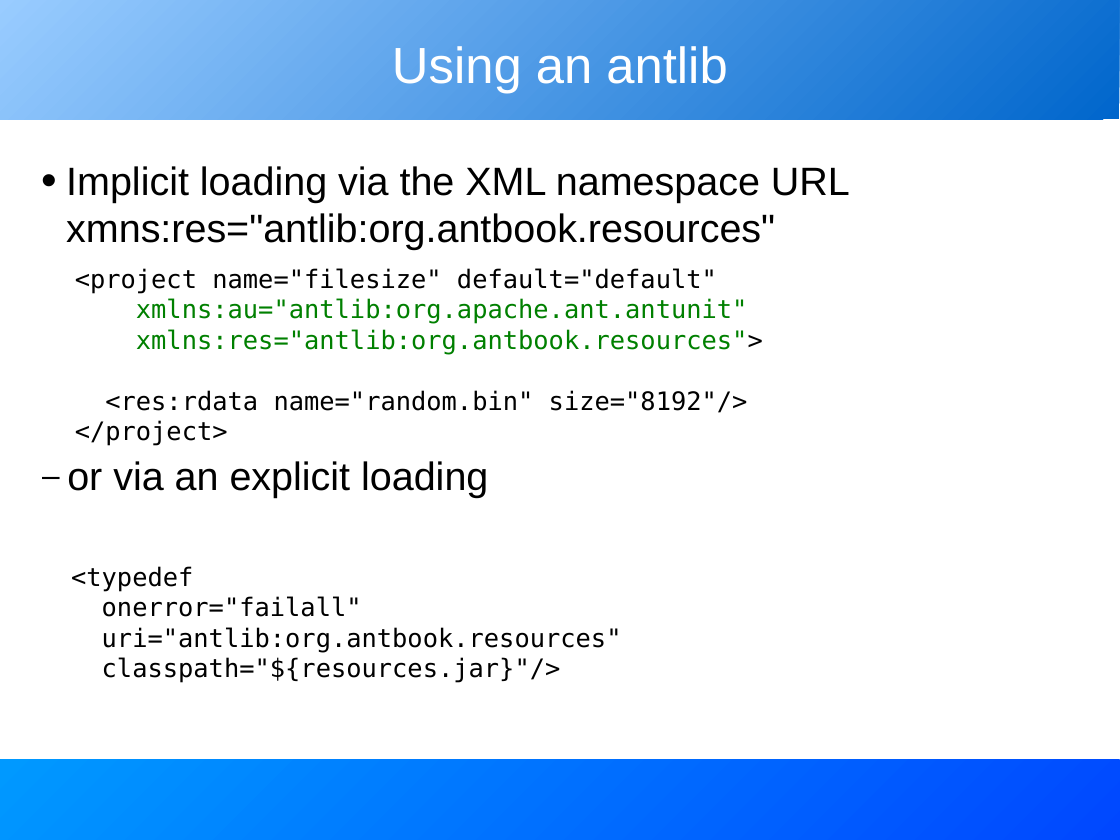
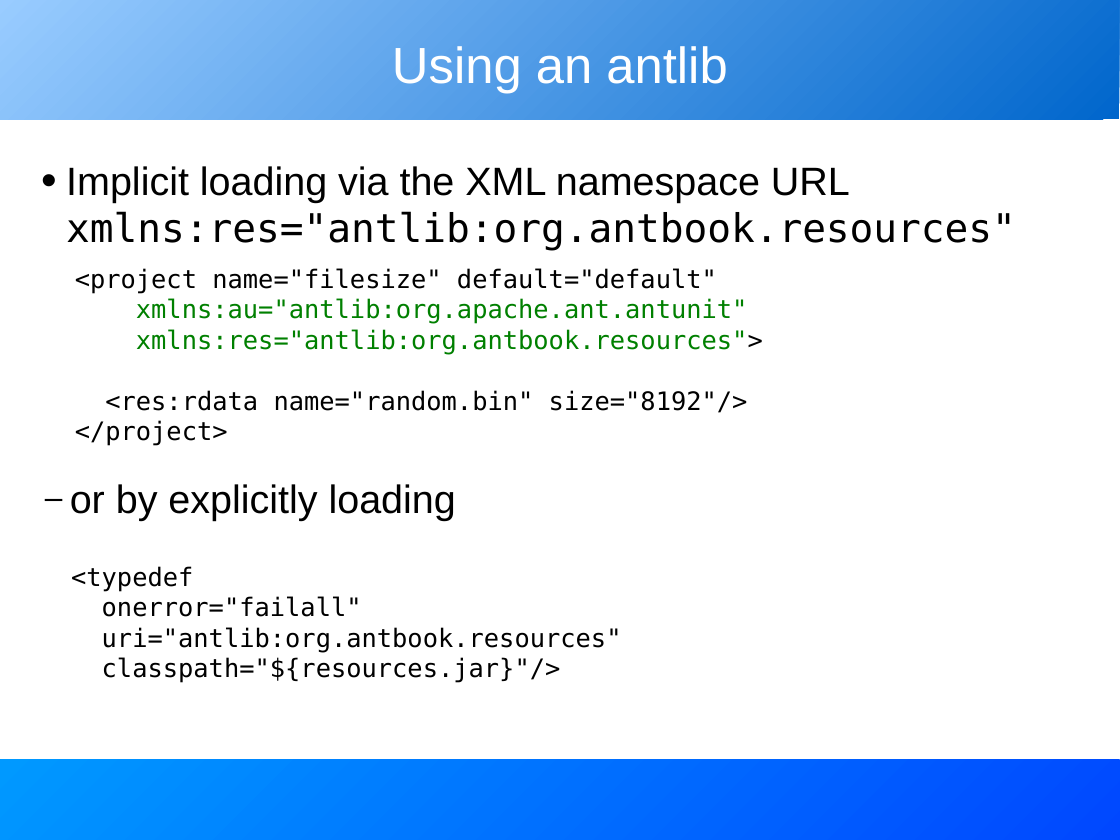
Before and after one commit to BeatrizTercero/repoSvnAnt, a slide deck: slide 33 of core/trunk/docs/slides/extending_ant.odp (slide 29 before the commit). Drawn at 1120x840 pixels with LibreOffice and Linux fonts; fonts in the diff are those of the drawing. Boxes give left, top, right and bottom in pixels: in the first picture for what was removed or moved away, otherwise in the second. Text is boxed around its words. In the diff, an @@ line names an element or a change of style, - is before the commit and + after.

```diff
--- a/core/trunk/docs/slides/extending_ant.odp
+++ b/core/trunk/docs/slides/extending_ant.odp
@@ text at box(66, 166, 1016, 251): text changed; font Arial to DejaVu Sans Mono @@
-• Implicit loading via the XML namespace URL
-  xmns:res="antlib:org.antbook.resources"
+• Implicit loading via the XML namespace URL
+  xmlns:res="antlib:org.antbook.resources"
@@ text at box(70, 484, 456, 521): text changed @@
-  – or via an explicit loading
+  – or by explicitly loading
```
Also in this commit, not shown: 10 other slides changed, 4 slides added.
